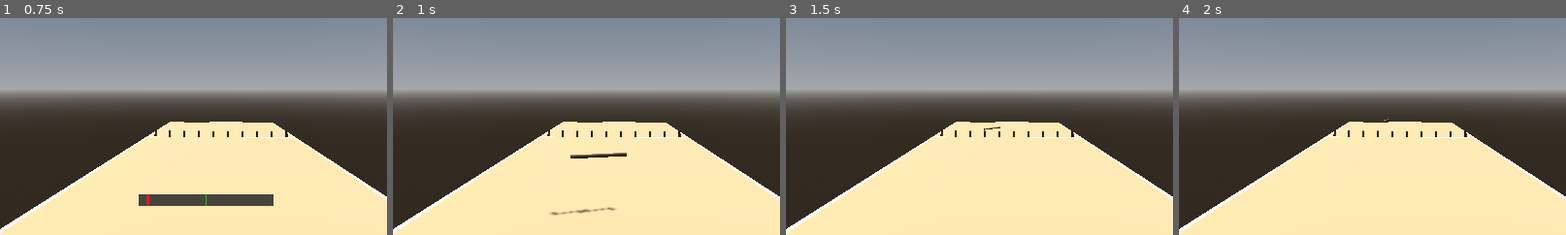
Above: before the commit, frames 1-4 (left to right).
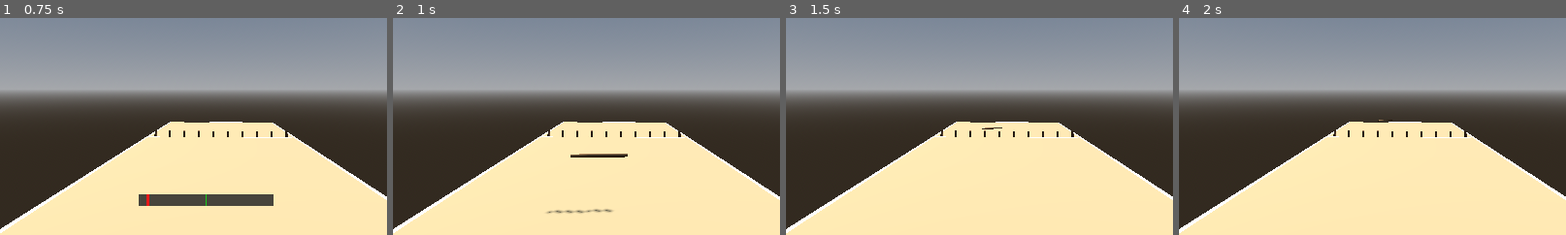
Above: after the commit, the same moments.

Repository: ration/kyykka
Game: Godot game, scene res://scenes/court.tscn
Two runs of this game, one before a commit and one after it. Both use one fixed random seed, a clock stepped at 60 frames per second and the inputs below.
Inputs (mouse positions are % of the whole screen's width and height, from its top left):
- Up to frame 1 (0.75 s): tap Enter at 0.5 s; move the mouse to (49, 52) at 0.52 s; hold Shift from 0.53 s (still down); click (49, 52) at 0.67 s
- Up to frame 2 (1 s): keep holding Shift
- Up to frame 3 (1.5 s): move the mouse to (57, 51) at 1.27 s; release Shift at 1.28 s; tap Alt at 1.35 s; click (57, 51) at 1.42 s
- Up to frame 4 (2 s): no input
The pictures show only the part of the screen within x 23-73%, y 50-100%; the shares and areas given below are measured in that part.

Frame 1 is identical in both runs. In frame 2, 0.3% of the frame differs, in the area x 39-61%, y 62-92%; in frame 3, less than 0.1%; in frame 4, less than 0.1%.

Commit message:
Move spin lock into Karttu._integrate_forces to fix CCD desync
Root cause of "sometimes hitting perfectly it just passes through":
ThrowController was overriding the karttu's global_transform every
Node._physics_process tick to keep its spin level, but that callback
runs *after* the physics step (CCD sweep included) has already
completed. Externally rewriting the transform every frame was
desyncing the physics server's own per-step motion tracking, silently
defeating continuous_cd on some frames - even though CCD tested fine
in isolation, because that test bypassed the spin lock entirely and
never exercised the interaction.

Moved the spin lock onto the karttu itself (new scripts/karttu.gd,
class_name Karttu) via _integrate_forces(state), which the physics
engine calls as part of its own step before finalizing it, so setting
state.transform/angular_velocity here stays consistent with whatever
CCD sweep the engine computes. ThrowController now calls
start_spin_lock()/stop_spin_lock() on the Karttu instead of managing
the lock fields itself. Verified directly: 10/10 close-range throws
through the real _throw() path now register a hit, where before this
exact scenario needed bypassing the spin lock to get reliable hits.

Also halved the spin calibration per feedback: releasing at the middle
of the gauge now spins the karttu exactly half a rotation (PI radians,
was TAU/one full rotation) by landing time - enough to bring a
symmetric rod back to lying parallel to the stack it started broadside
to, which is all "flush" ever required.

Co-Authored-By: Claude Sonnet 5 <noreply@anthropic.com>

Diff:
--- a/scenes/karttu.tscn
+++ b/scenes/karttu.tscn
@@ -1,4 +1,6 @@
 [gd_scene format=3]
+
+[ext_resource type="Script" path="res://scripts/karttu.gd" id="1_karttu"]
 
 [sub_resource type="StandardMaterial3D" id="StandardMaterial3D_ajnp0"]
 albedo_color = Color(0.55, 0.4, 0.24, 1)
@@ -16,6 +18,7 @@
 friction = 0.1
 
 [node name="Karttu" type="RigidBody3D" unique_id=1726288349]
+script = ExtResource("1_karttu")
 mass = 1.0
 physics_material_override = SubResource("PhysicsMaterial_karttu")
 continuous_cd = true
--- /dev/null
+++ b/scripts/karttu.gd
@@ -0,0 +1,62 @@
+class_name Karttu
+extends RigidBody3D
+## Drives its own spin during flight via _integrate_forces (called by
+## the physics engine as part of its own step, before the step
+## finalizes) rather than an external post-step transform poke from
+## ThrowController. The previous approach overwrote global_transform
+## from Node._physics_process every frame, which runs *after* that
+## step's physics (including its continuous-collision-detection sweep)
+## has already completed — diagnosed after reports of "sometimes
+## hitting perfectly it just passes through": externally rewriting the
+## transform each frame was desyncing the physics server's own per-step
+## motion tracking, silently defeating continuous_cd on some frames even
+## though it tested fine in isolation (bypassing this spin lock
+## entirely). Setting state inside _integrate_forces instead keeps the
+## motion the engine's CCD sweep sees continuous.
+##
+## ThrowController calls start_spin_lock() at launch and stop_spin_lock()
+## on reset; the lock releases itself on first genuine contact (contacts
+## are ignored for a short grace period after launch, since
+## get_contact_count() can briefly still report the pre-launch
+## resting-on-ground contact right after unfreezing).
+
+const LOCK_GRACE_SECONDS := 0.15
+
+var _locking_spin: bool = false
+var _lock_axis: Vector3 = Vector3.ZERO
+var _lock_rate: float = 0.0
+var _lock_elapsed: float = 0.0
+var _lock_start_basis: Basis = Basis.IDENTITY
+
+
+func _ready() -> void:
+	contact_monitor = true
+	max_contacts_reported = 4
+
+
+func start_spin_lock(axis: Vector3, rate: float) -> void:
+	_lock_axis = axis
+	_lock_rate = rate
+	_lock_elapsed = 0.0
+	_lock_start_basis = global_transform.basis
+	_locking_spin = true
+
+
+func stop_spin_lock() -> void:
+	_locking_spin = false
+
+
+func _integrate_forces(state: PhysicsDirectBodyState3D) -> void:
+	if not _locking_spin:
+		return
+
+	_lock_elapsed += state.step
+
+	if _lock_elapsed > LOCK_GRACE_SECONDS and get_contact_count() > 0:
+		_locking_spin = false
+		return
+
+	state.angular_velocity = _lock_axis * _lock_rate
+	var t := state.transform
+	t.basis = _lock_start_basis.rotated(_lock_axis, _lock_rate * _lock_elapsed)
+	state.transform = t
--- a/scripts/throwing/spin_calculator.gd
+++ b/scripts/throwing/spin_calculator.gd
@@ -15,8 +15,10 @@
 
 ## Spin rate (radians/sec) for a swing released at `gauge_degrees` (0-180,
 ## see ThrowController). Releasing at exactly the middle (90) yields
-## exactly one full rotation (TAU radians) over `flight_seconds` — a
-## "flush" landing. Below 90 spins slower (under-rotates by landing);
+## exactly half a rotation (PI radians) over `flight_seconds` — enough to
+## bring the karttu back to lying parallel to the stack it started
+## broadside to (a symmetric rod looks the same after a half turn), i.e.
+## a "flush" landing. Below 90 spins slower (under-rotates by landing);
 ## above 90 spins faster (over-rotates).
 static func spin_rate(gauge_degrees: float, flight_seconds: float) -> float:
-	return (TAU / flight_seconds) * (gauge_degrees / 90.0)
+	return (PI / flight_seconds) * (gauge_degrees / 90.0)
--- a/scripts/throwing/throw_controller.gd
+++ b/scripts/throwing/throw_controller.gd
@@ -9,9 +9,10 @@
 ## Throw distance is fixed for now (power is a later feature); the skill
 ## mechanic is the swing timing: holding the button sweeps a 0-180 degree
 ## gauge, and release timing sets spin (see SpinCalculator). Releasing at
-## the middle (90) spins the karttu exactly one full rotation by the time
-## it lands, so it hits flush; releasing early/late under/over-rotates
-## it. Running the gauge past 180 without releasing cancels the swing.
+## the middle (90) spins the karttu exactly half a rotation by the time
+## it lands, so it hits flush (parallel to the stack again — see
+## SpinCalculator); releasing early/late under/over-rotates it. Running
+## the gauge past 180 without releasing cancels the swing.
 
 signal throw_settled
 
@@ -37,7 +38,6 @@
 @export var settle_timeout_seconds: float = 5.0
 @export var karttu_rest_height: float = 0.03  ## roughly its radius, so it rests on the ground rather than clipping into it
 @export var miss_indicator_seconds: float = 0.8
-@export var lock_grace_seconds: float = 0.15  ## ignore contacts for this long after launch — contact_monitor can briefly still report the pre-launch resting contact
 
 var watch_root: Node3D  ## subtree whose RigidBody3Ds must settle (the current target PesaView); set via configure()
 
@@ -45,24 +45,8 @@
 var _elevation_degrees: float = 15.0  ## current up/down aim; reset to launch_elevation_degrees in configure()
 var _fov_degrees: float = 70.0  ## current zoom level; reset to default_fov_degrees in configure()
 var _forward_direction: Vector3 = Vector3(0, 0, 1)  ## yaw=0 aim direction; set via configure()
-var _karttu: RigidBody3D
+var _karttu: Karttu
 var _busy: bool = false
-
-## While true, the karttu's orientation is driven kinematically (see
-## _physics_process) — an exact analytic rotation about _lock_axis at
-## _lock_rate — rather than trusting the physics solver's own rotational
-## dynamics, which in practice introduced visible wobble (a measured
-## angular_velocity.y up to ~1.85 rad/s appearing within a single physics
-## step even when re-asserted every frame, i.e. real torque/precession,
-## not just float drift). Cleared the instant the karttu registers its
-## first contact after a short launch grace period (see lock_grace_seconds)
-## — after that, contact impulses (ground, kyykkä) are free to send the
-## spin anywhere, same as real physics always would.
-var _locking_spin: bool = false
-var _lock_axis: Vector3 = Vector3.ZERO
-var _lock_rate: float = 0.0
-var _lock_elapsed: float = 0.0
-var _lock_start_basis: Basis = Basis.IDENTITY
 
 var _swinging: bool = false
 var _gauge_degrees: float = 0.0
@@ -103,14 +87,12 @@
 
 
 func _reset_karttu() -> void:
+	_karttu.stop_spin_lock()
 	_karttu.freeze = true
 	_karttu.linear_velocity = Vector3.ZERO
 	_karttu.angular_velocity = Vector3.ZERO
 	_karttu.global_position = global_position + Vector3.UP * karttu_rest_height
 	_karttu.global_rotation = Vector3.ZERO
-	_karttu.contact_monitor = true
-	_karttu.max_contacts_reported = 4
-	_locking_spin = false
 
 
 func _unhandled_input(event: InputEvent) -> void:
@@ -168,27 +150,6 @@
 			_miss_label.hide()
 
 
-func _physics_process(delta: float) -> void:
-	if not _locking_spin:
-		return
-
-	_lock_elapsed += delta
-
-	# contact_count is ambiguous for a short while right after unfreezing
-	# — it can keep reporting the pre-launch resting contact for a few
-	# frames even though the karttu has genuinely already left the
-	# ground — so a real contact only counts as landing once the grace
-	# period has passed.
-	if _lock_elapsed > lock_grace_seconds and _karttu.get_contact_count() > 0:
-		_locking_spin = false
-		return
-
-	_karttu.angular_velocity = _lock_axis * _lock_rate
-	var t := _karttu.global_transform
-	t.basis = _lock_start_basis.rotated(_lock_axis, _lock_rate * _lock_elapsed)
-	_karttu.global_transform = t
-
-
 ## Horizontal-only facing (yaw applied to _forward_direction). Used as the
 ## camera's stand-off direction and as the base for _look_direction().
 func _aim_direction() -> Vector3:
@@ -226,13 +187,8 @@
 	# it 180 degrees returns it to that same broadside alignment (it's
 	# symmetric end-to-end), while 90/270 degrees points it lengthwise
 	# down the throw direction instead — narrow, hits far fewer kyykkä.
-	# Driven kinematically (see _physics_process), not just set once.
-	_karttu.angular_velocity = Vector3.UP * rate
-	_lock_axis = Vector3.UP
-	_lock_rate = rate
-	_lock_elapsed = 0.0
-	_lock_start_basis = _karttu.global_transform.basis
-	_locking_spin = true
+	# Driven by the karttu itself via _integrate_forces, not set once.
+	_karttu.start_spin_lock(Vector3.UP, rate)
 
 	await _await_settle()
 	_reset_karttu()
--- a/tests/throwing/test_spin_calculator.gd
+++ b/tests/throwing/test_spin_calculator.gd
@@ -7,10 +7,10 @@
 	assert_almost_eq(t, 10.0 / 9.8, 0.0001)
 
 
-func test_middle_release_gives_exactly_one_rotation() -> void:
+func test_middle_release_gives_exactly_half_a_rotation() -> void:
 	var flight := 2.0
 	var rate := SpinCalculator.spin_rate(90.0, flight)
-	assert_almost_eq(rate * flight, TAU, 0.0001)
+	assert_almost_eq(rate * flight, PI, 0.0001)
 
 
 func test_zero_release_gives_zero_spin() -> void:
Not shown, added: scripts/karttu.gd.uid
Not shown, changed: CLAUDE.md
